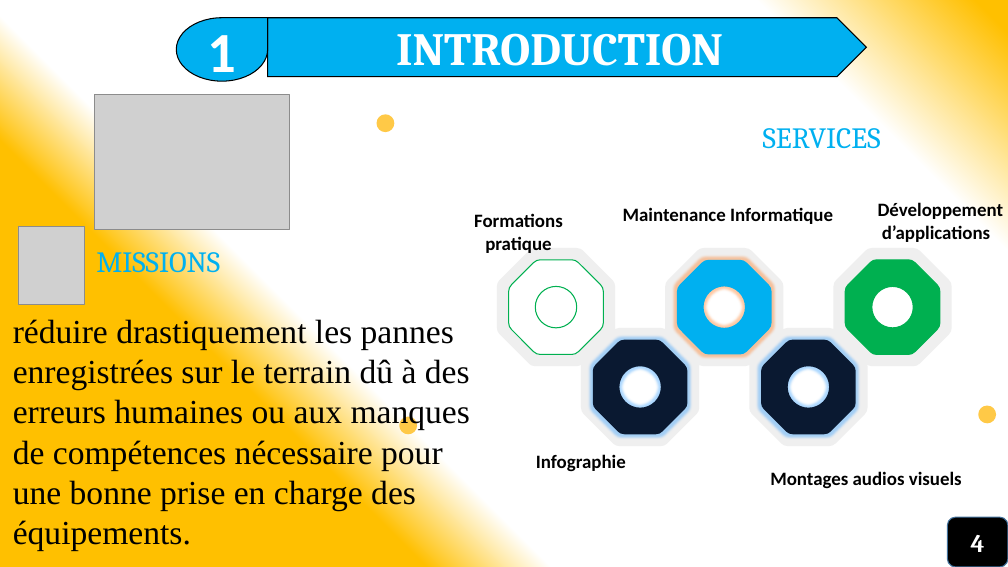
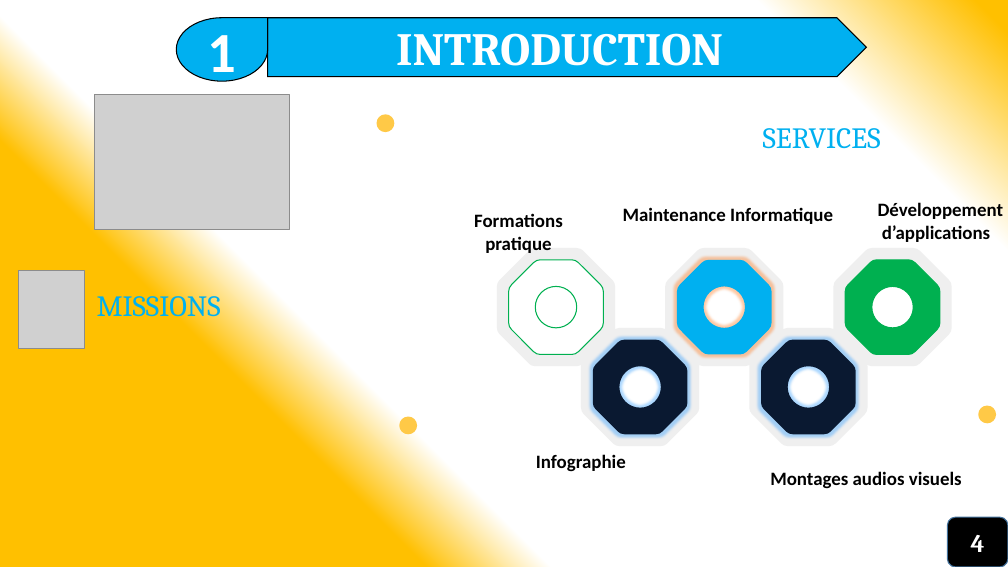
Before and after one commit to miguelnkono/documents, a slide deck: slide 4 of NetBotPW.pptx. Drawn at 1008x567 pixels with LibreOffice and Linux fonts; fonts in the diff are those of the drawing; grey boxes stand for pictures. Boxes give left, top, right and bottom in pixels: in the first picture for what was removed or moved away, otherwise in the second. Text is boxed around its words. In the diff, an @@ line names an element or a change of style, - is before the commit and + after.

```diff
--- a/NetBotPW.pptx
+++ b/NetBotPW.pptx
@@ picture: place and size @@
-picture at [18,227,85,305]
+picture at [18,271,85,349]
@@ text "MISSIONS": place and size @@
-text "MISSIONS" at [96,245,220,279]
+text "MISSIONS" at [97,289,221,323]
@@ text removed at [13,316,470,551] @@
-réduire drastiquement les pannes enregistrées sur le terrain dû à des erreurs humaines ou aux manques de compétences nécessaire pour une bonne prise en charge des équipements.
```
Also in this commit, not shown: 4 other slides changed, 1 slide added, 3 other files.
